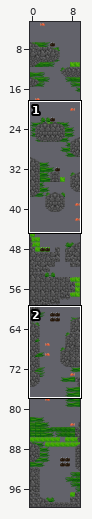
Two versions of a level (Tiled map, core/assets/level1.tmx). The picture above shows the old version from afar; the outline marks the close-up.
Close-up. Earlier state:
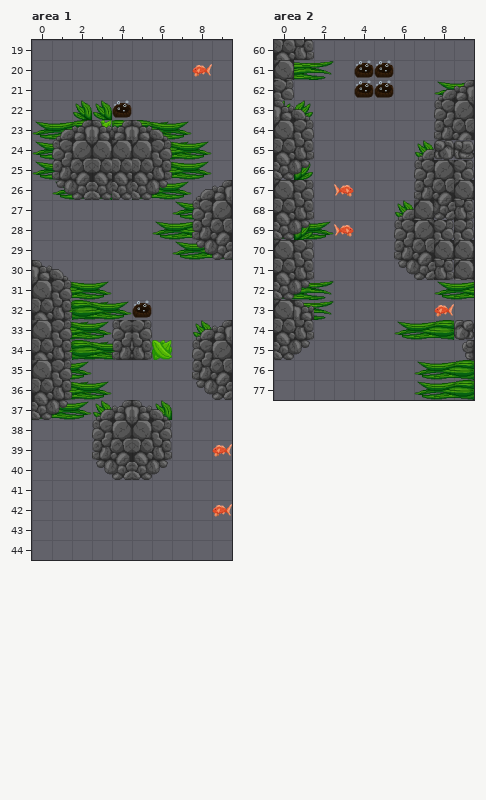
Cells are 64x64 px. Shown: area 1 x 0..9, y 19..44; area 2 x 0..9, y 60..77. The commit also changed other parts of the map, which this record leaves out.
After:
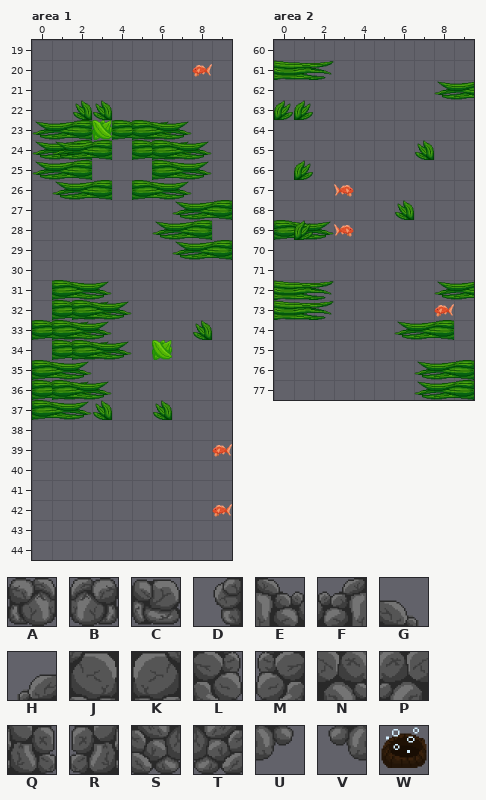
Key: from "rocks2": A 0, B 0 flipped left-right, C 1, D 2 flipped left-right; from "rockwall": E 0, F 0 flipped left-right, G 1, H 1 flipped left-right, J 2, K 2 flipped left-right, L 3, M 3 flipped left-right, N 4, P 4 flipped left-right, Q 5, R 5 flipped left-right, S 6, T 6 flipped left-right, U 7, V 7 flipped left-right; from "volcano": W 0.
_ is an empty cell, . an unchanged one.
Edits made:
--- layer "rocks" (now hidden), area 1
@@ x 0..9 @@
-23 .HFEFEG...
-24 .MKJJJL...
-25 .RPNNNQ...
-26 .VTSSSU.HF
-27 ........MK
-28 ........RP
-29 ........VT
-30 EG........
-31 JL........
-32 NQ........
-33 JL..ML..HF
-34 NQ..RQ..MK
-35 JL......RP
-36 NQ......VT
-37 SU.HFEG...
-38 ...MKJL...
-39 ...RPNQ...
-40 ...VTSU...
+23 .______...
+24 .______...
+25 .______...
+26 .______.__
+27 ........__
+28 ........__
+29 ........__
+30 __........
+31 __........
+32 __........
+33 __..__..__
+34 __..__..__
+35 __......__
+36 __......__
+37 __.____...
+38 ...____...
+39 ...____...
+40 ...____...
--- layer "volcanoes" (now hidden), area 1
@@ x 4..4 @@
-22 W
+22 _
@@ x 5..5 @@
-32 W
+32 _
--- layer "rocks" (now hidden), area 2
@@ x 0..9 @@
-60 NQ........
-61 J.........
-62 L.......HF
-63 EG......MK
-64 JL......RP
-65 NQ.....HAC
-66 SU.....MKL
-67 JL.....RPJ
-68 NQ....HJTQ
-69 SU....MKLL
-70 JL....RPJJ
-71 NQ....VTQJ
-72 SU........
-73 JE........
-74 NQ.......B
-75 SU.......D
+60 __........
+61 _.........
+62 _.......__
+63 __......__
+64 __......__
+65 __.....___
+66 __.....___
+67 __.....___
+68 __....____
+69 __....____
+70 __....____
+71 __....____
+72 __........
+73 __........
+74 __......._
+75 __......._
--- layer "volcanoes" (now hidden), area 2
@@ x 4..5 @@
-61 WW
-62 WW
+61 __
+62 __
